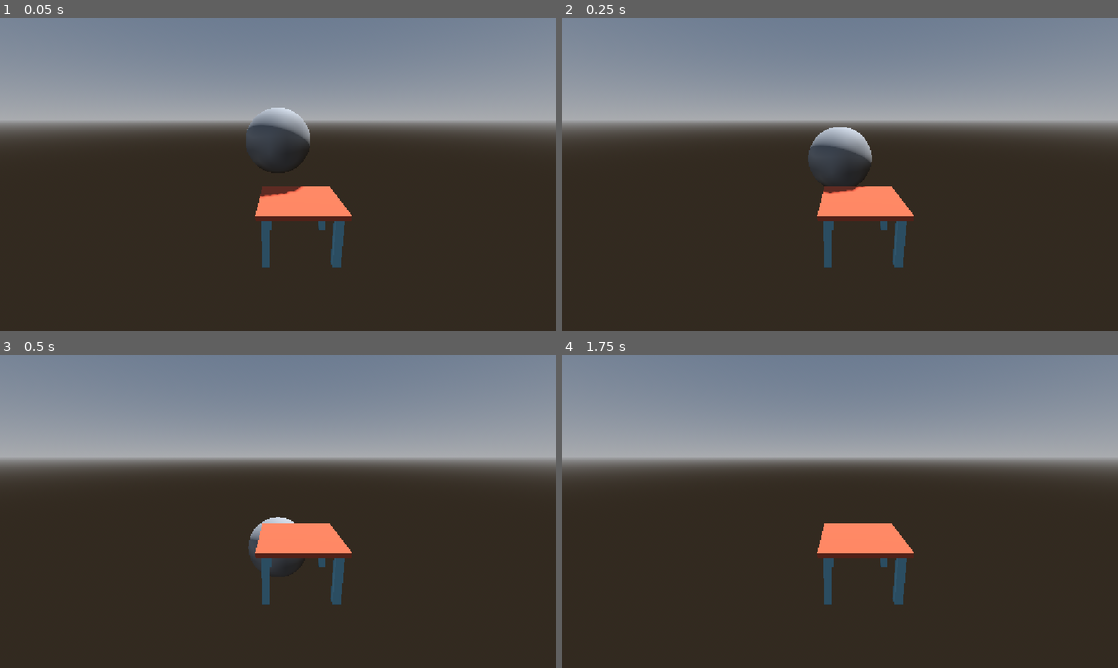
Above: before the commit, frames 1-4 (two rows, left to right).
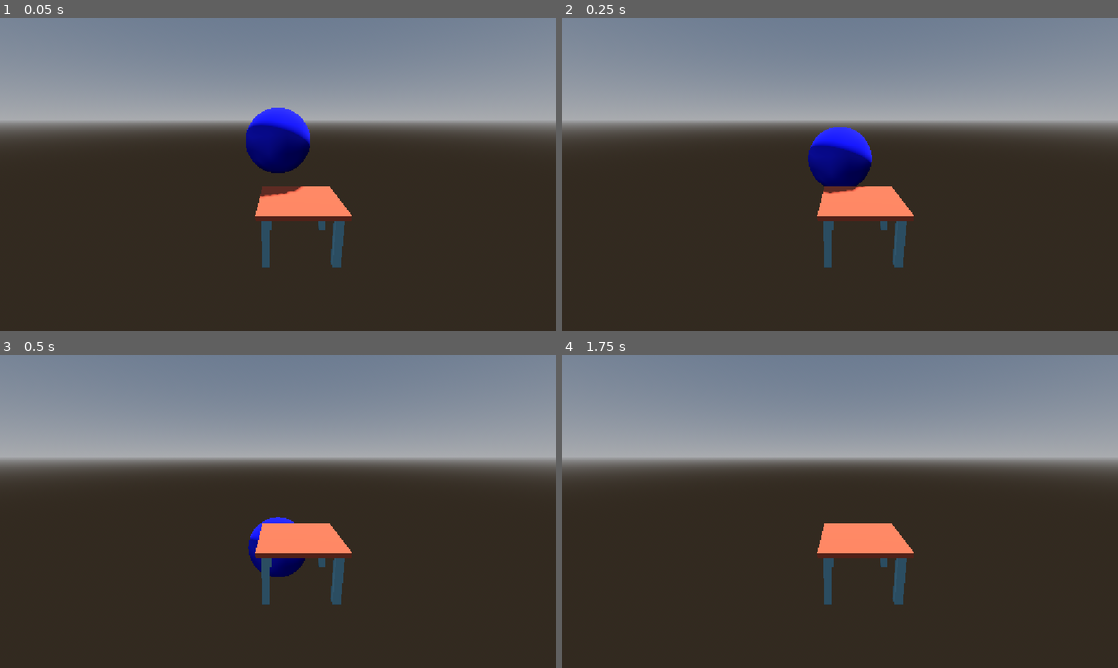
Above: after the commit, the same moments.

Repository: gutierrezArmando/vr-test-01
Game: Godot game, scene res://main.tscn
Two runs of this game, one before a commit and one after it. Both use one fixed random seed, a clock stepped at 60 frames per second and the inputs below.
Inputs:
- Up to frame 1 (0.05 s): no input
- Up to frame 2 (0.25 s): no input
- Up to frame 3 (0.5 s): no input
- Up to frame 4 (1.75 s): tap Enter at 1.25 s

The runs differ from the first frame. In frame 1, 1.9% of the frame differs, in the area x 44-56%, y 28-50%; in frame 2, 1.8%; in frame 3, 0.6%; in frame 4, nothing differs.

Commit message:
Cambio de color en la pelota

Diff:
--- a/main.tscn
+++ b/main.tscn
@@ -13,7 +13,11 @@
 background_mode = 2
 sky = SubResource("Sky_h2yge")
 
+[sub_resource type="StandardMaterial3D" id="StandardMaterial3D_xqxpj"]
+albedo_color = Color(0, 0, 1, 1)
+
 [sub_resource type="SphereMesh" id="SphereMesh_68p68"]
+material = SubResource("StandardMaterial3D_xqxpj")
 
 [sub_resource type="SphereShape3D" id="SphereShape3D_68p68"]
 
